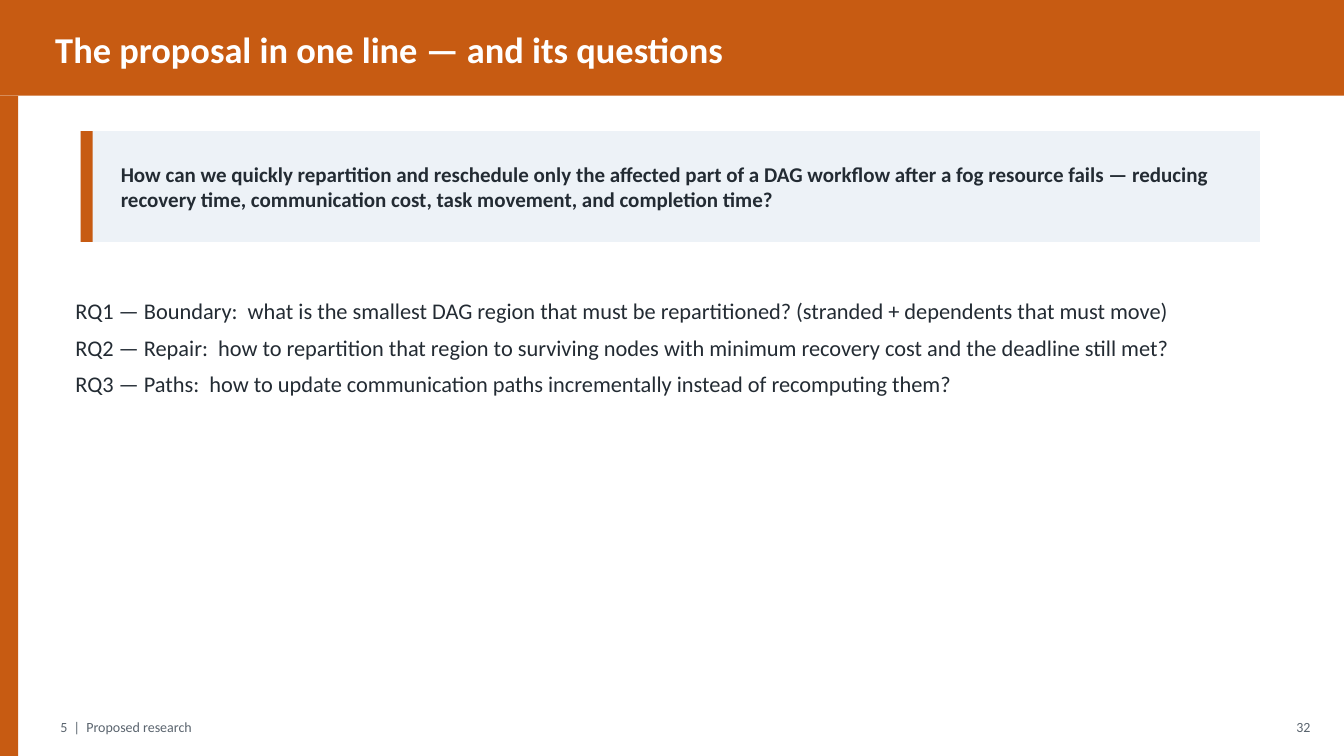
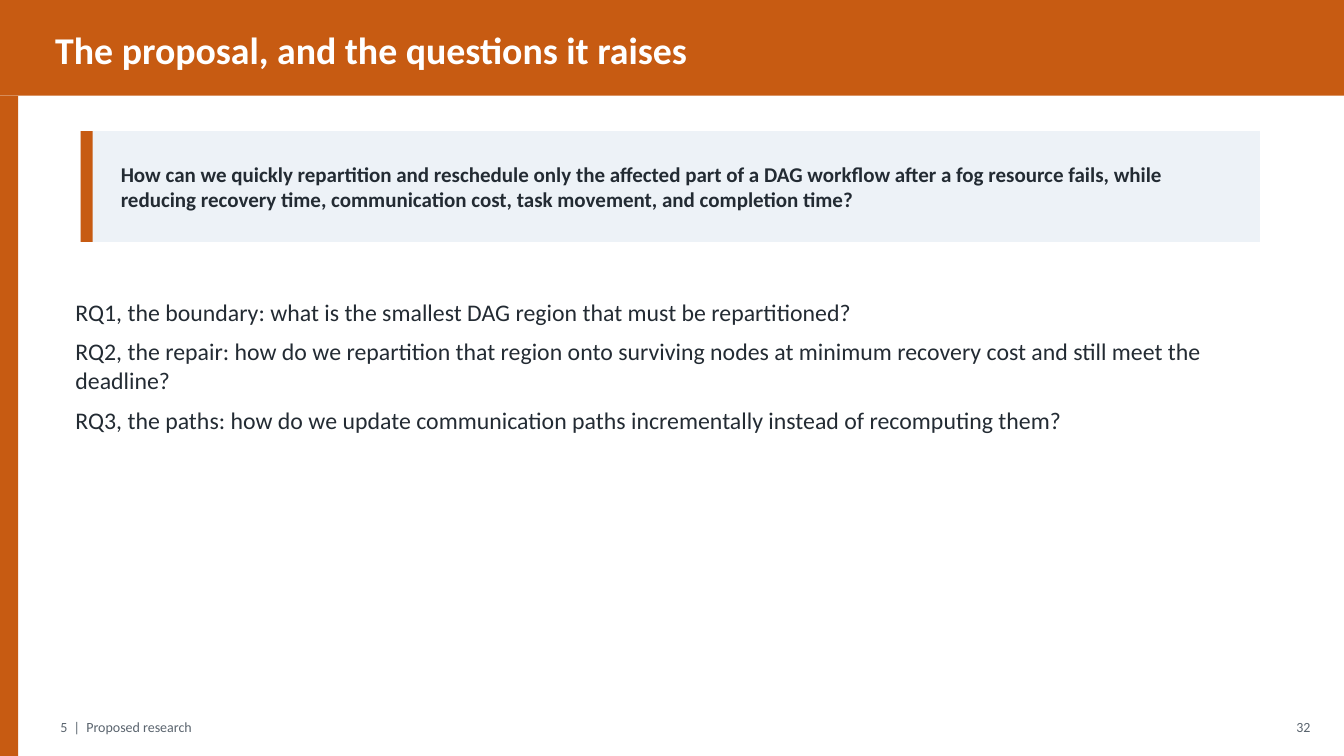
Before and after one commit to gayanigupta/data-aware-scheduling, a slide deck: slide 33 of slides/data-aware-scheduling.pptx. Drawn at 1344x756 pixels with LibreOffice and Linux fonts; fonts in the diff are those of the drawing. Boxes give left, top, right and bottom in pixels: in the first picture for what was removed or moved away, otherwise in the second. Text is boxed around its words. In the diff, an @@ line names an element or a change of style, - is before the commit and + after.

Commit message:
Humanize slide text, enlarge fonts, list both advisors

```diff
--- a/slides/data-aware-scheduling.pptx
+++ b/slides/data-aware-scheduling.pptx
@@ text at <box>55,37,687,70</box>: text changed; size 26 to 27 pt @@
-The proposal in one line — and its questions
+The proposal, and the questions it raises
@@ text at <box>121,167,1162,211</box>: text changed @@
-How can we quickly repartition and reschedule only the affected part of a DAG workflow after a fog resource fails — reducing recovery time, communication cost, task movement, and completion time?
+How can we quickly repartition and reschedule only the affected part of a DAG workflow after a fog resource fails, while reducing recovery time, communication cost, task movement, and completion time?
@@ text at <box>75,304,1200,433</box>: text changed; size 16 to 17 pt @@
-RQ1 — Boundary: what is the smallest DAG region that must be repartitioned? (stranded + dependents that must move)
-RQ2 — Repair: how to repartition that region to surviving nodes with minimum recovery cost and the deadline still met?
-RQ3 — Paths: how to update communication paths incrementally instead of recomputing them?
+RQ1, the boundary: what is the smallest DAG region that must be repartitioned?
+RQ2, the repair: how do we repartition that region onto surviving nodes at minimum recovery cost and still meet the deadline?
+RQ3, the paths: how do we update communication paths incrementally instead of recomputing them?
```
Also in this commit, not shown: 44 other slides changed, 1 other file.
